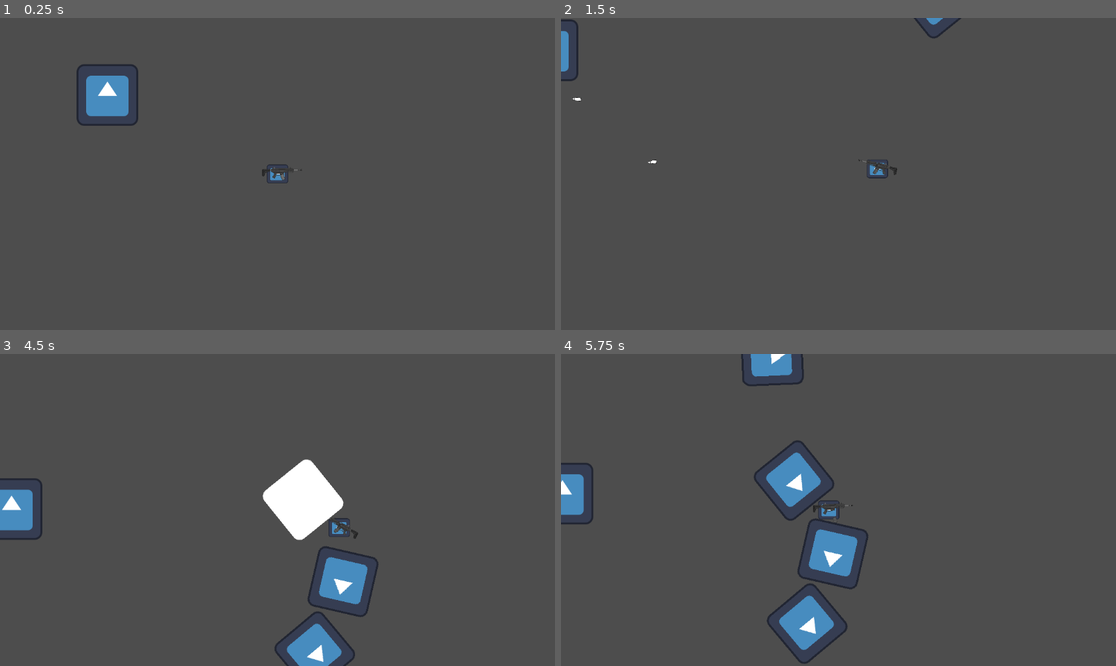
Above: before the commit, frames 1-4 (two rows, left to right).
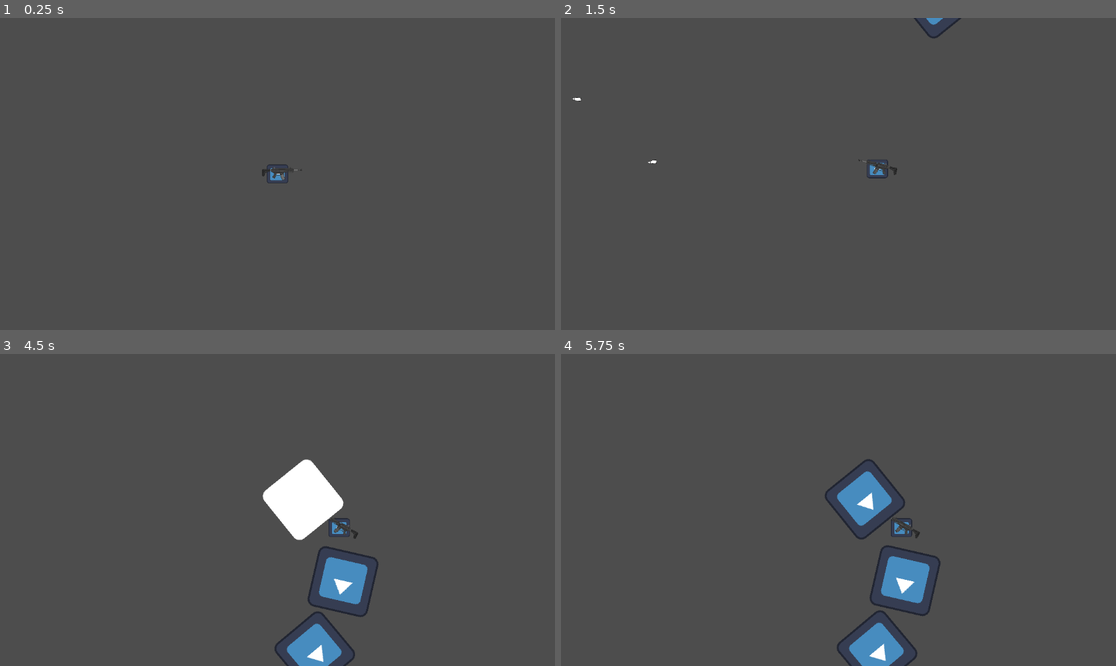
Above: after the commit, the same moments.

Repository: iknizzz1807/testGame
Game: Godot game, scene res://scenes/game.tscn
Two runs of this game, one before a commit and one after it. Both use one fixed random seed, a clock stepped at 60 frames per second and the inputs below. The engine's default icon, where the game draws it, is replaced by a stand-in: a white triangle on a blue panel in a dark square.
Inputs (mouse positions are in pixels of both pictures, inside the frame that each line leads up to):
- Up to frame 1 (0.25 s): no input
- Up to frame 2 (1.5 s): move the mouse to (960, 158) at 0.52 s; press the mouse at (960, 158) at 0.53 s; hold D (moveRight) 0.53-1.28 s; move the mouse to (727, 189) at 1.27 s; release the mouse at (727, 189) at 1.28 s; hold S (moveDown) from 1.28 s (still down); click (727, 189) at 1.35 s
- Up to frame 3 (4.5 s): move the mouse to (333, 441) at 2.02 s; release S (moveDown) at 2.03 s; press the mouse at (333, 441) at 2.03 s; hold D (moveRight) 2.03-2.78 s; move the mouse to (249, 572) at 2.77 s; release the mouse at (249, 572) at 2.78 s; hold W (moveUp) 2.78-3.53 s; click (249, 572) at 2.85 s; move the mouse to (444, 556) at 3.52 s; press the mouse at (444, 556) at 3.53 s; hold A (moveLeft) from 3.53 s (still down); move the mouse to (111, 463) at 4.27 s; release the mouse at (111, 463) at 4.28 s; click (111, 463) at 4.35 s
- Up to frame 4 (5.75 s): move the mouse to (866, 510) at 5.02 s; release A (moveLeft) at 5.03 s; press the mouse at (866, 510) at 5.03 s; hold S (moveDown) from 5.03 s (still down)

The runs differ from the first frame. In frame 1, 1.3% of the frame differs, in the area x 13-25%, y 14-35%; in frame 2, 0.3%; in frame 3, 0.9%; in frame 4, 9.0%, in the area x 0-69%, y 0-100%.
Error after the commit: Attempt to call function 'set_shader_parameter' in base 'null instance' on a null instance. (res://scripts/player.gd:42)

Commit message:
Add player die

Diff:
--- a/prefabs/player.tscn
+++ b/prefabs/player.tscn
@@ -20,4 +20,10 @@
 
 [node name="Gun" parent="." instance=ExtResource("3_tw1ej")]
 
+[node name="Area2D" type="Area2D" parent="."]
+
+[node name="CollisionShape2D2" type="CollisionShape2D" parent="Area2D"]
+shape = SubResource("RectangleShape2D_iwipn")
+
 [connection signal="shootEvent" from="." to="Gun" method="_on_player_shoot_event"]
+[connection signal="body_entered" from="Area2D" to="." method="_on_area_2d_body_entered"]
--- a/scenes/game.tscn
+++ b/scenes/game.tscn
@@ -21,9 +21,6 @@
 script = ExtResource("2_x3oay")
 OFFSET_MAX_DIST = 200
 
-[node name="Enemy" parent="." instance=ExtResource("3_qr7hq")]
-position = Vector2(-376, -175)
-
 [node name="Player" parent="." instance=ExtResource("4_6y770")]
 
 [node name="MobTimer" type="Timer" parent="."]
--- a/scripts/enemy.gd
+++ b/scripts/enemy.gd
@@ -10,6 +10,7 @@
 var playerRef : Node2D;
 
 func _ready():
+	name = "Enemy";
 	playerRef = get_tree().get_first_node_in_group("player")
 	hit();
 
--- a/scripts/player.gd
+++ b/scripts/player.gd
@@ -2,9 +2,11 @@
 
 class_name Player
 
+@onready var sprite : Sprite2D = $Sprite2D;
 signal shootEvent;
 @export var speed = 400
 @onready var gun : Gun = $Gun;
+var HP : int = 5;
 
 func _ready():
 	pass
@@ -26,3 +28,22 @@
 		canShoot = Input.is_action_just_pressed("shoot");
 	if canShoot:
 		shootEvent.emit();
+
+func die() -> void:
+	print("You died");
+	get_tree().paused = true;
+
+func takeDamage(damage) ->void:
+	HP -= damage;
+	if(HP <= 0):
+		die();
+
+func flash()->void:
+	sprite.material.set_shader_parameter("flash_value", 1);
+	await get_tree().create_timer(0.1).timeout;
+	sprite.material.set_shader_parameter("flash_value", 0);
+
+func _on_area_2d_body_entered(body):
+	if (body != null) and (body is Enemy):
+		flash();
+		takeDamage(1); # Asume the enemy deals 1 damage when collide
